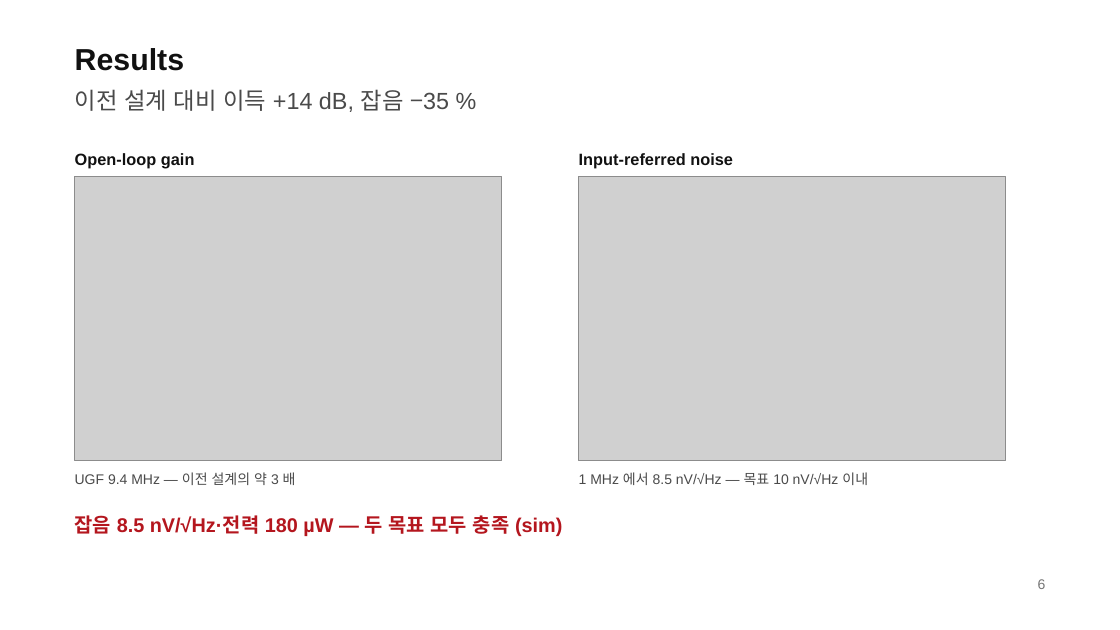
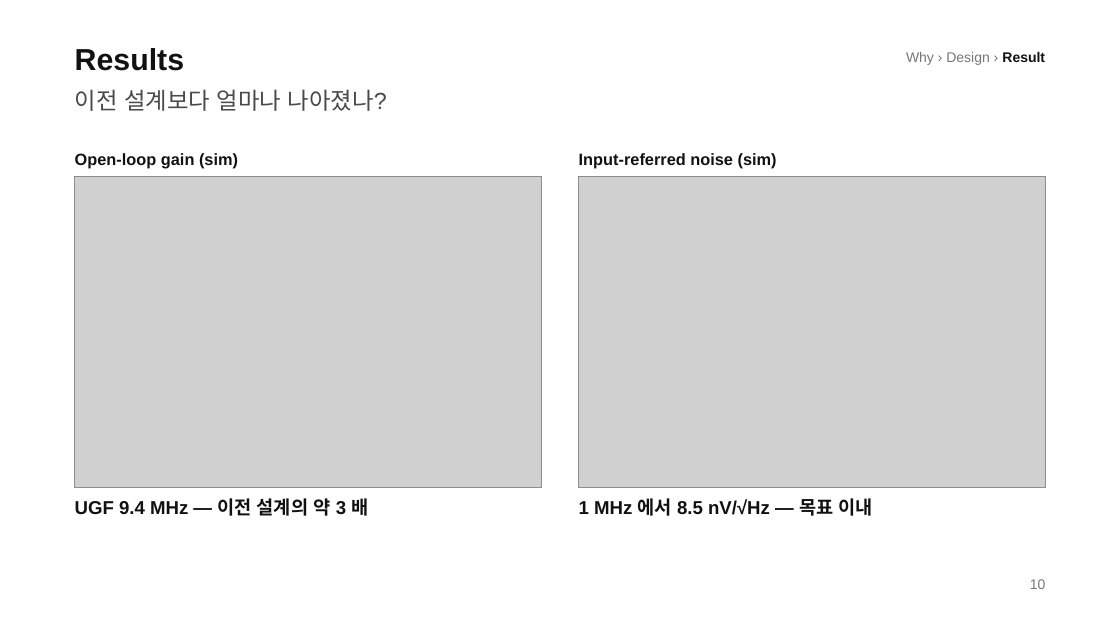
Before and after one commit to Coxwoo/simple-pt-jsw, a slide deck: slide 10 of example/demo_amp.pptx (slide 6 before the commit). Drawn at 1120x630 pixels with LibreOffice and Linux fonts; fonts in the diff are those of the drawing; grey boxes stand for pictures. Boxes give left, top, right and bottom in pixels: in the first picture for what was removed or moved away, otherwise in the second. Text is boxed around its words. In the diff, an @@ line names an element or a change of style, - is before the commit and + after.

```diff
--- a/example/demo_amp.pptx
+++ b/example/demo_amp.pptx
@@ text added at [906,52,1045,65], 12 pt, text #767676 @@
+Why › Design › Result
@@ text at [75,89,387,111]: text changed @@
-이전 설계 대비 이득 +14 dB, 잡음 −35 %
+이전 설계보다 얼마나 나아졌나?
@@ picture: place and size @@
-picture at [75,176,502,461]
+picture at [75,176,542,487]
@@ text at [75,153,238,169]: text changed @@
-Open-loop gain
+Open-loop gain (sim)
@@ picture: place and size @@
-picture at [579,176,1006,461]
+picture at [579,176,1046,487]
@@ text at [579,153,777,169]: text changed @@
-Input-referred noise
+Input-referred noise (sim)
@@ text "UGF 9.4 MHz — 이전 ...": place and size @@
-text "UGF 9.4 MHz — 이전 ..." at [75,472,296,485]
+text "UGF 9.4 MHz — 이전 ..." at [75,498,368,516]
@@ text "UGF 9.4 MHz — 이전 ..." at [75,498,368,516]: size 12 to 16 pt, text colour #4A4A4A to #111111, bold on; line spacing 16.8pt to 20.8pt @@
@@ text at [579,498,873,516]: text changed; size 12 to 16 pt; text colour #4A4A4A to #111111; bold on @@
-1 MHz 에서 8.5 nV/√Hz — 목표 10 nV/√Hz 이내
+1 MHz 에서 8.5 nV/√Hz — 목표 이내
@@ text removed at [75,515,562,536] @@
-잡음 8.5 nV/√Hz·전력 180 µW — 두 목표 모두 충족 (sim)
@@ text at [1030,579,1046,589]: text changed @@
-6
+10
```
Also in this commit, not shown: 9 other slides changed, 4 slides added, 32 other files.
